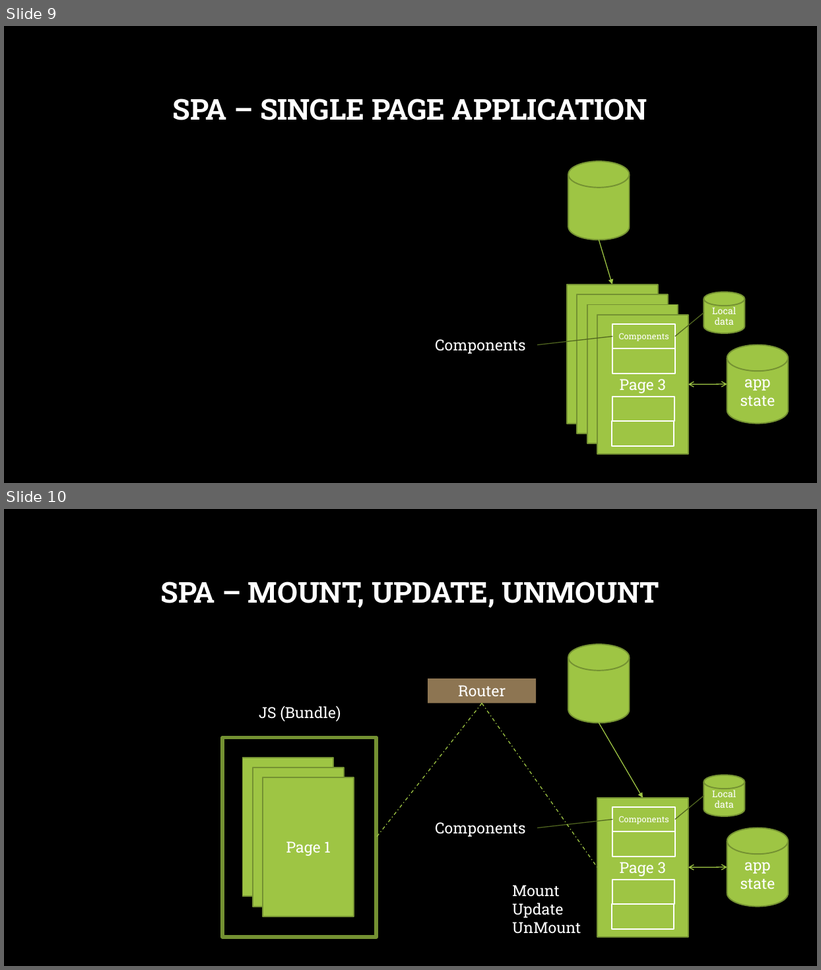
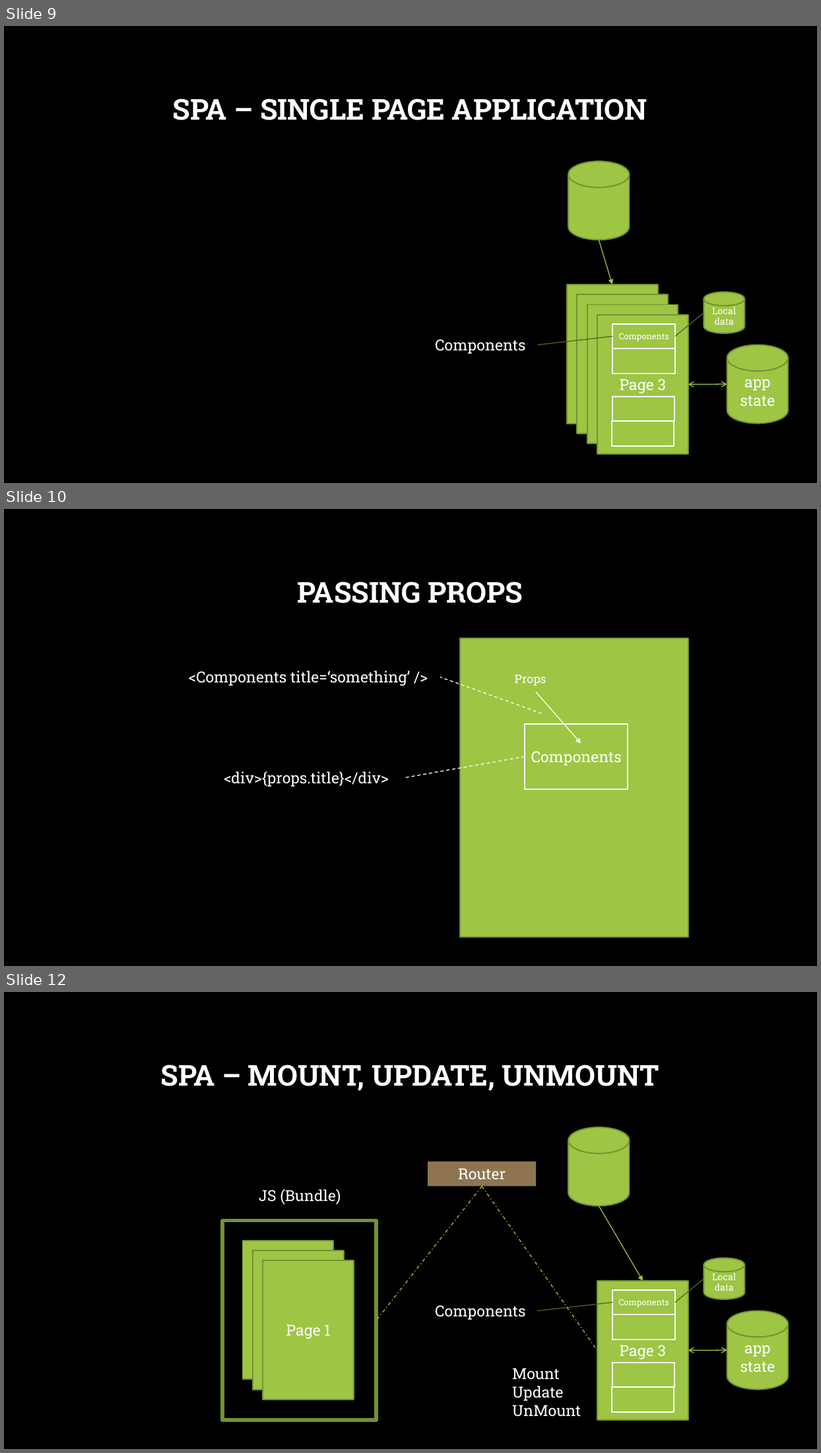
Before and after one commit to talyaron/full-stack, a slide deck: SPA/React/react.pptx. Shown one above the other, each under a label of ours: slides 9 and 10 before the commit, slides 9, 10 and 12 after it; the slides between them are not shown. The pictures are 821x970 and 821x1453 pixels, drawn with LibreOffice and Linux fonts; fonts in the diff are those of the drawing; background and template pictures are left out. Boxes give left, top, right and bottom in pixels: in the first picture for what was removed or moved away, otherwise in the second. Text is boxed around its words. In the diff, an @@ line names an element or a change of style, - is before the commit and + after.

```diff
--- a/SPA/React/react.pptx
+++ b/SPA/React/react.pptx
@@ slide 10 added at [4, 509, 817, 966], background picture (left out) @@
@@ title added at [298, 582, 523, 603], 34 pt, text #FFFFFF, bold @@
+PASSING PROPS
@@ rectangle added at [460, 638, 688, 937], fill #9EC544, outline #759232 1.5 pt @@
@@ rectangle added at [4, 649, 817, 966], fill #000000 at 50% opacity @@
@@ text added at [189, 671, 410, 686], 18 pt, text #FFFFFF @@
+<Components title=‘something’ />
@@ line added from (542, 714) to (440, 677), #FFFFFF 1 pt dashed @@
@@ text added at [515, 675, 547, 686], 14 pt, text #FFFFFF @@
+Props
@@ arrow added from (536, 692) to (581, 744), #FFFFFF 1 pt @@
@@ rectangle added at [525, 724, 628, 789], fill #9EC544, outline #FFFFFF 1.5 pt, 18 pt, text #FFFFFF @@
+Components
@@ line added from (525, 757) to (405, 778), #FFFFFF 1 pt dashed @@
@@ text added at [224, 772, 389, 787], 18 pt, text #FFFFFF @@
+<div>{props.title}</div>
@@ what was slide 10 is now slide 12 @@
```
Also in this commit, not shown: 1 slide changed, 1 other slide added.
